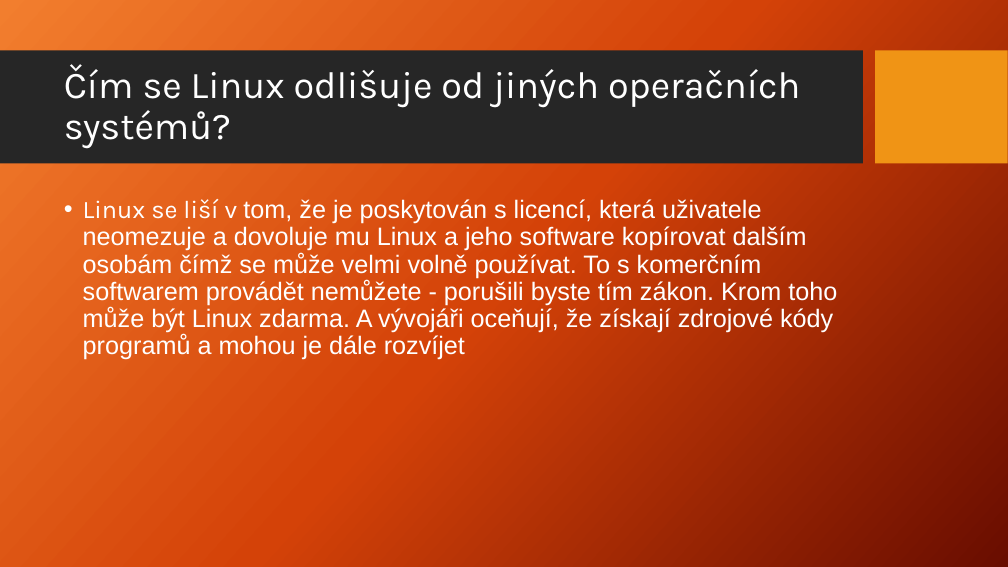
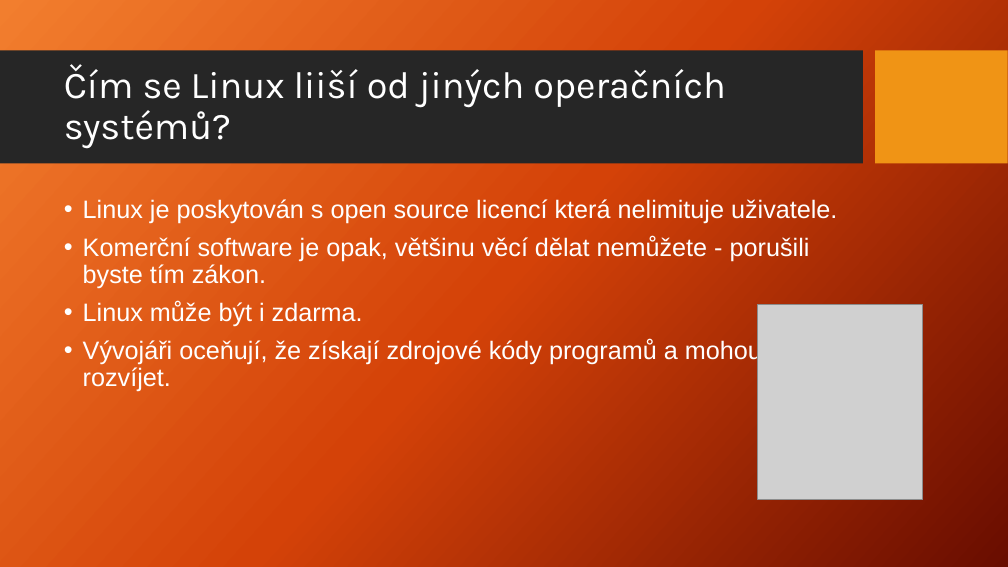
Before and after one commit to Jakub-Benes/Prezentace, a slide deck: slide 3 of Linux.pptx. Drawn at 1008x567 pixels with LibreOffice and Linux fonts; fonts in the diff are those of the drawing; grey boxes stand for pictures; background and template pictures are left out. Boxes give left, top, right and bottom in pixels: in the first picture for what was removed or moved away, otherwise in the second. Text is boxed around its words. In the diff, an @@ line names an element or a change of style, - is before the commit and + after.

```diff
--- a/Linux.pptx
+++ b/Linux.pptx
@@ title at bbox=[64, 64, 725, 149]: text changed @@
-Čím se Linux odlišuje od jiných operačních systémů?
+Čím se Linux liiší od jiných operačních systémů?
@@ text at bbox=[83, 199, 837, 391]: text changed @@
-• Linux se liší v tom, že je poskytován s licencí, která uživatele neomezuje a dovoluje mu Linux a jeho software kopírovat dalším osobám čímž se může velmi volně používat. To s komerčním softwarem provádět nemůžete - porušili byste tím zákon. Krom toho může být Linux zdarma. A vývojáři oceňují, že získají zdrojové kódy programů a mohou je dále rozvíjet
+• Linux je poskytován s open source licencí která nelimituje uživatele.
+• Komerční software je opak, většinu věcí dělat nemůžete - porušili byste tím zákon.
+• Linux může být i zdarma.
+• Vývojáři oceňují, že získají zdrojové kódy programů a mohou je dále rozvíjet.
@@ picture added at bbox=[758, 304, 923, 500] @@
```
Also in this commit, not shown: 7 other slides changed.
